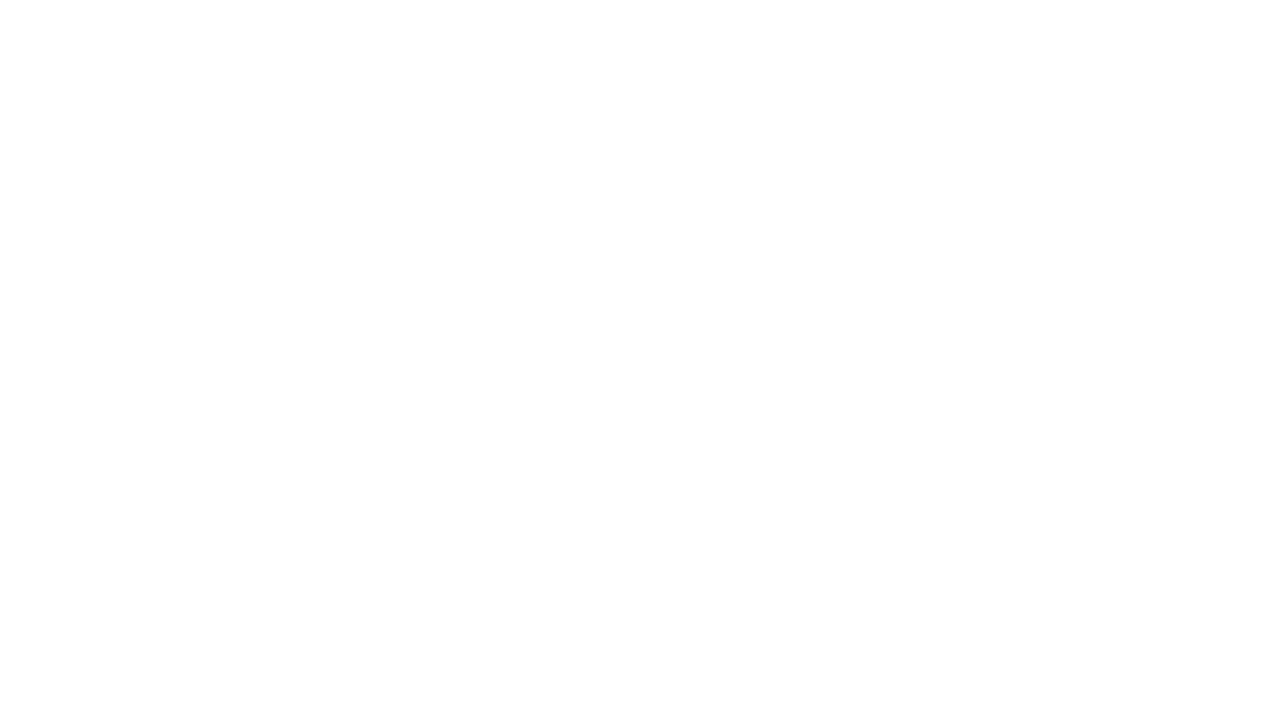
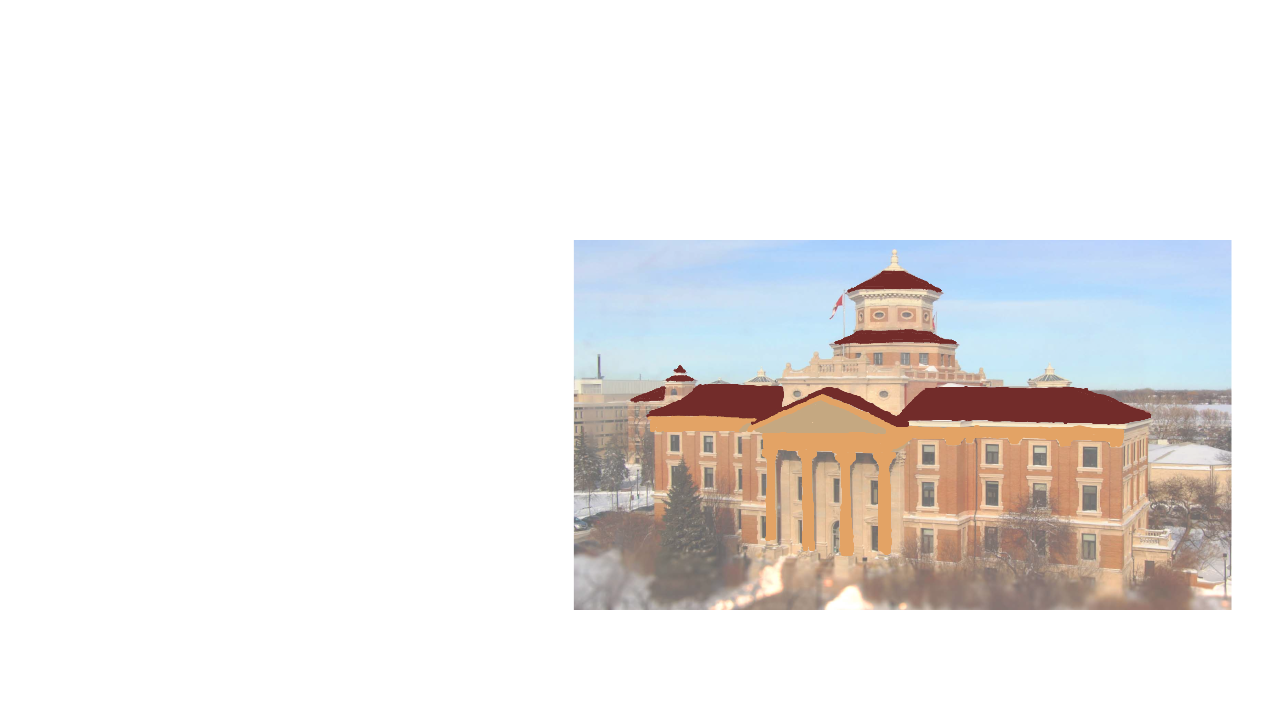
Layer changes from the first 1280 x 720 image to the second:
painted on "background" over [630, 270, 1151, 556]
added layer "Pasted Layer" (60%) over [573, 240, 1232, 610]
